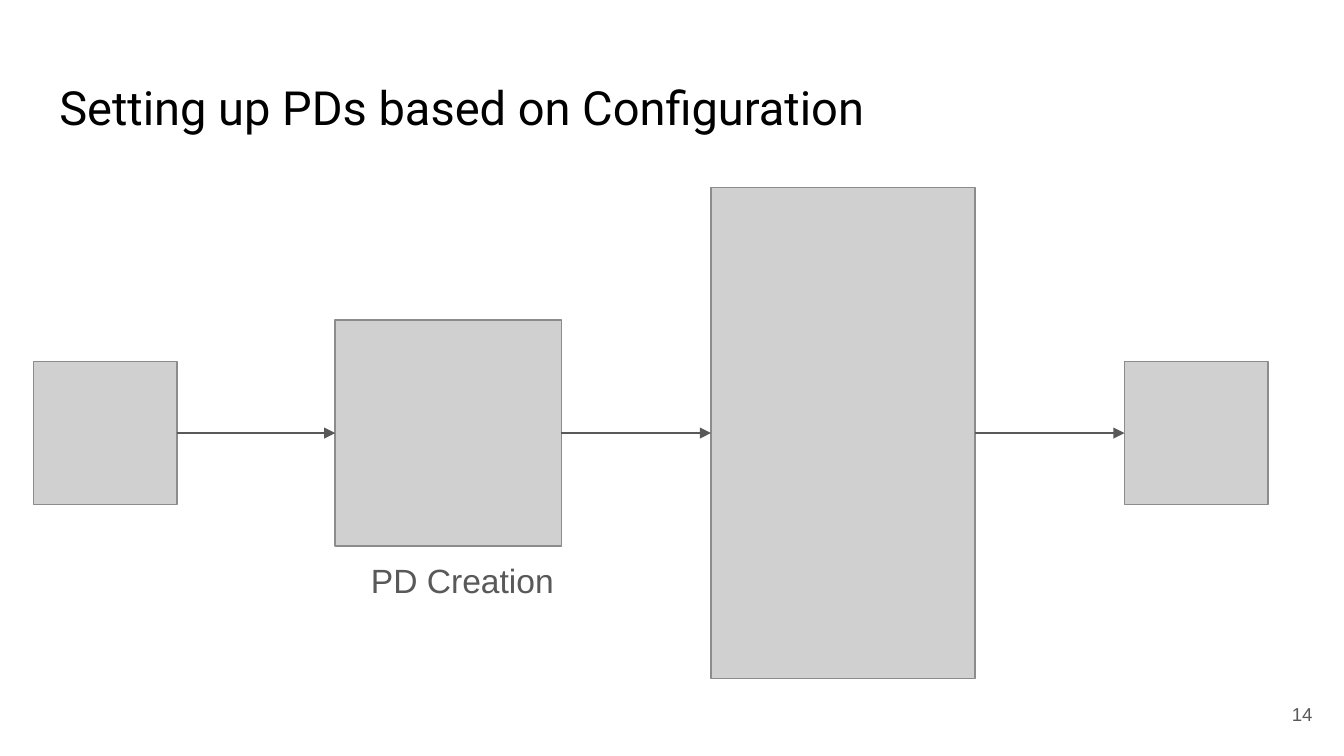
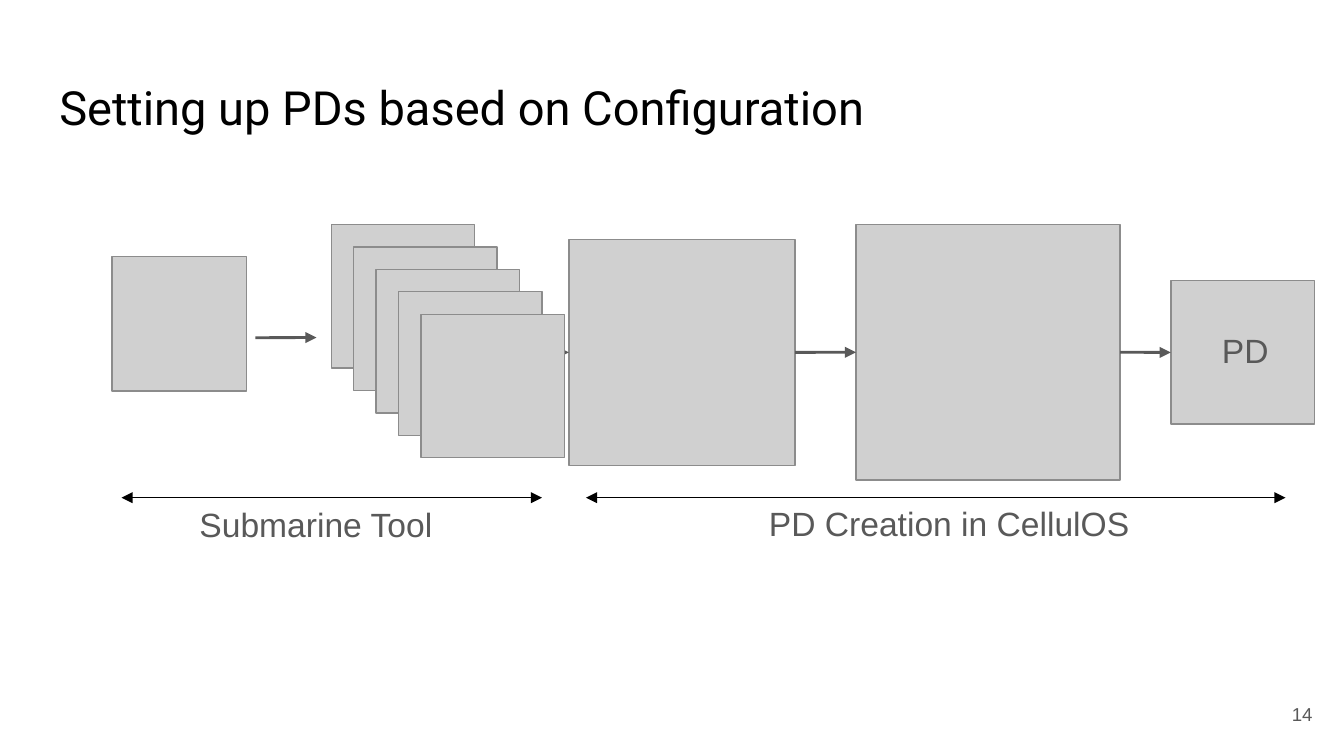
Before and after one commit to sid-agrawal/OSmosis, a slide deck: slide 14 of assets/cellulos_short_presentation.pptx. Drawn at 1344x756 pixels with LibreOffice and Linux fonts; fonts in the diff are those of the drawing; grey boxes stand for pictures. Boxes give left, top, right and bottom in pixels: in the first picture for what was removed or moved away, otherwise in the second. Text is boxed around its words. In the diff, an @@ line names an element or a change of style, - is before the commit and + after.

Commit message:
add presentation

```diff
--- a/assets/cellulos_short_presentation.pptx
+++ b/assets/cellulos_short_presentation.pptx
@@ picture: place and size @@
-picture at (34,362,177,505)
+picture at (332,224,476,368)
@@ picture: place and size @@
-picture at (335,320,560,546)
+picture at (569,239,794,465)
@@ picture: place and size @@
-picture at (711,188,974,679)
+picture at (856,224,1120,480)
@@ picture added at (112,257,246,391) @@
@@ picture added at (353,247,497,391) @@
@@ picture added at (376,269,520,413) @@
@@ picture added at (399,292,543,435) @@
@@ picture: place and size @@
-picture at (1125,362,1269,505)
+picture at (1171,281,1314,425)
@@ picture added at (421,314,564,458) @@
@@ arrow added from (255, 337) to (316, 337), #595959 1.5 pt @@
@@ arrow moved from (177, 433) - (335, 433) to (508, 352) - (569, 352) @@
@@ arrow moved from (562, 433) - (711, 433) to (796, 352) - (856, 352) @@
@@ arrow moved from (974, 433) - (1125, 433) to (1120, 352) - (1171, 352) @@
@@ text added at (1222,340,1269,363), 18 pt, text #595959 @@
+PD
@@ double arrow added from (121, 497) to (542, 497), #000000 0.75 pt @@
@@ double arrow added from (586, 497) to (1286, 497), #000000 0.75 pt @@
@@ text added at (199,512,433,538), 18 pt, text #595959 @@
+Submarine Tool
@@ text at (769,511,1129,537): text changed @@
-PD Creation
+PD Creation in CellulOS
```
Also in this commit, not shown: 4 other slides changed, 1 slide added.
